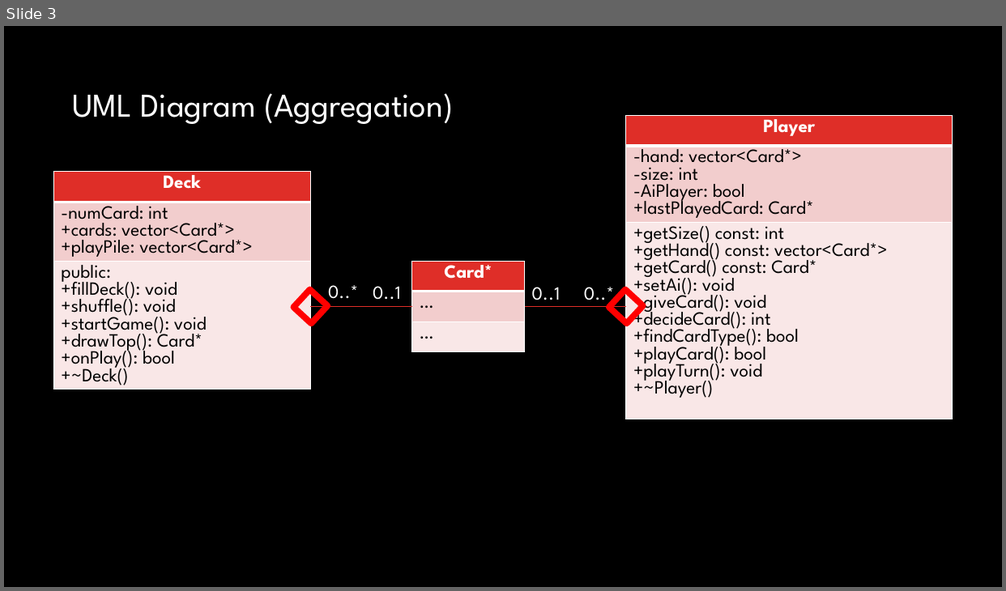
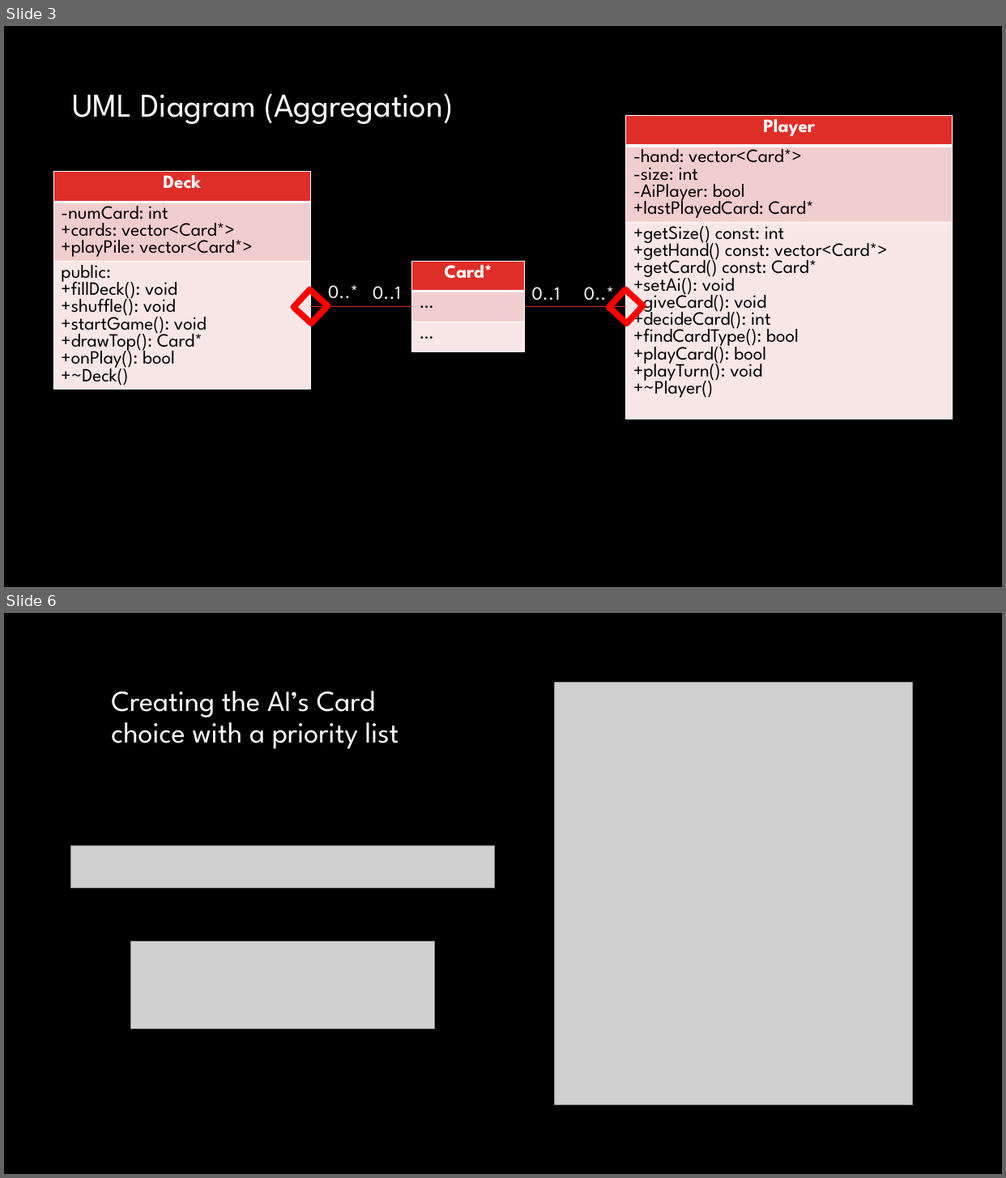
Before and after one commit to ESDunlap/Final-Project-Uno, a slide deck: UNO UML Presentation.pptx. Shown one above the other, each under a label of ours: slide 3 before the commit, slides 3 and 6 after it; the slides between them are not shown. The pictures are 1006x591 and 1006x1178 pixels, drawn with LibreOffice and Linux fonts; fonts in the diff are those of the drawing; grey boxes stand for pictures; background and template pictures are left out. Boxes give left, top, right and bottom in pixels: in the first picture for what was removed or moved away, otherwise in the second. Text is boxed around its words. In the diff, an @@ line names an element or a change of style, - is before the commit and + after.

```diff
--- a/UNO UML Presentation.pptx
+++ b/UNO UML Presentation.pptx
@@ slide 6 added at [4,613,1002,1174], background #000000 @@
@@ picture added at [555,683,913,1105] @@
@@ text added at [111,691,399,749], 28 pt, text #FFFFFF @@
+Creating the AI’s Card choice with a priority list
@@ picture added at [70,845,495,888] @@
@@ picture added at [130,942,434,1029] @@
```
Also in this commit, not shown: 3 other slides added.
